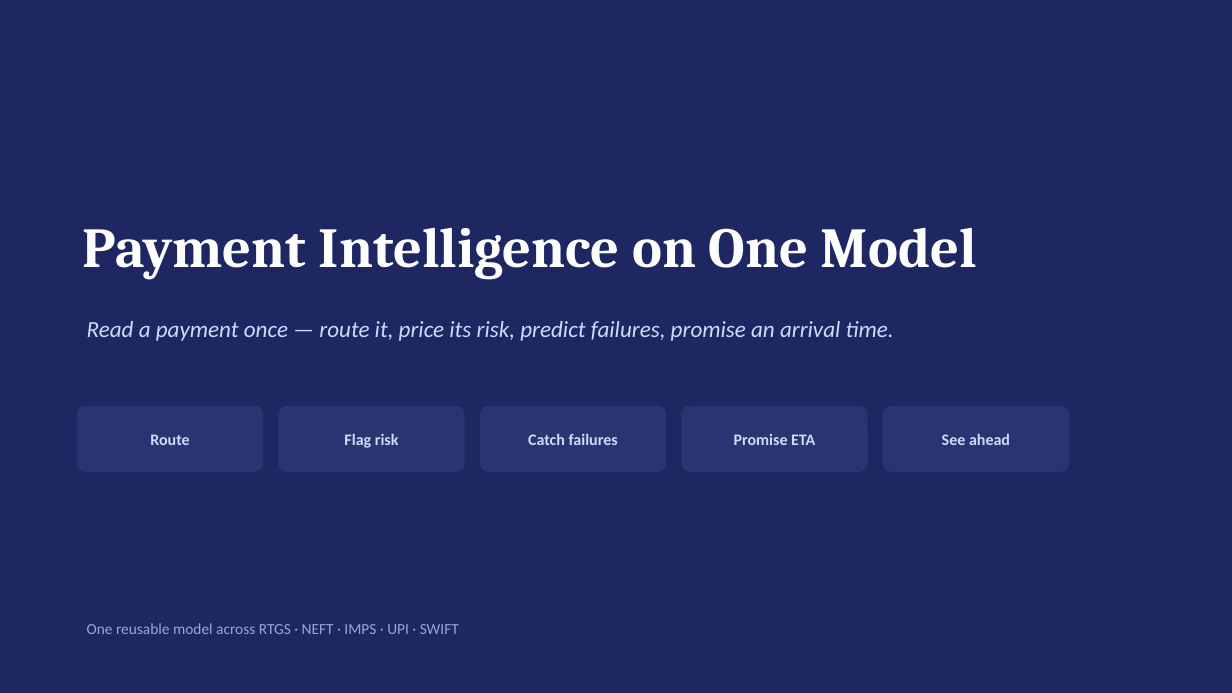
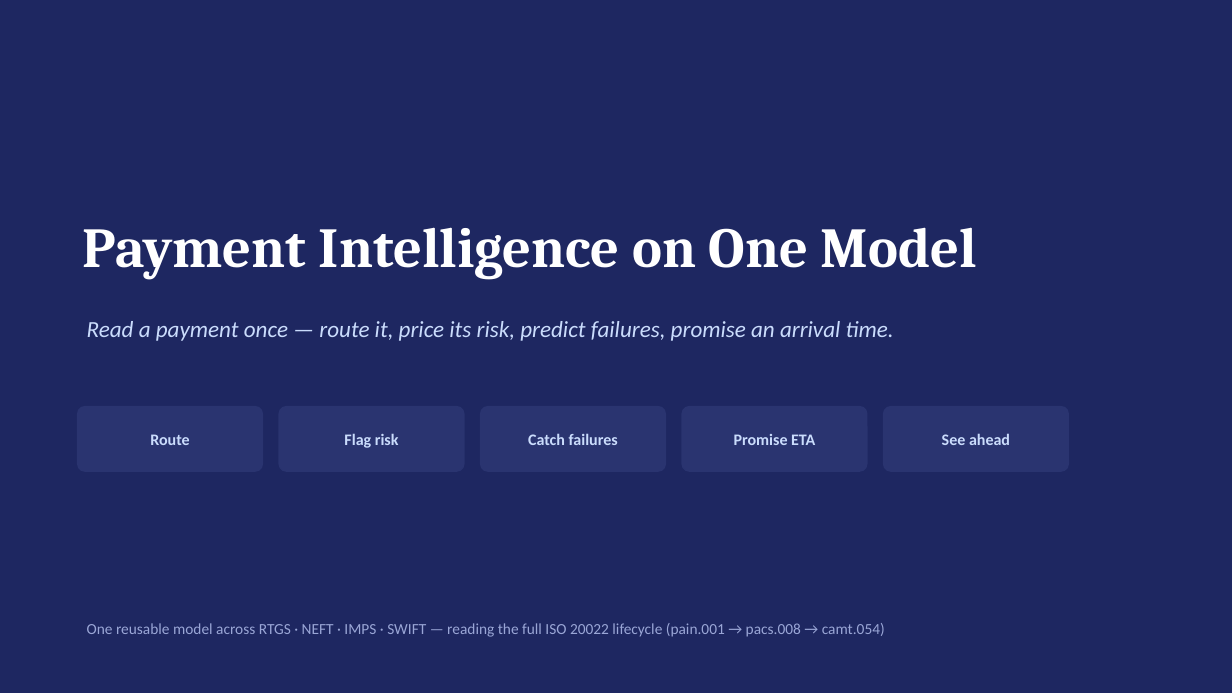
Before and after one commit to Bratz/txn-repr-poc, a slide deck: slide 1 of docs/txn_repr_evidence.pptx. Drawn at 1232x693 pixels with LibreOffice and Linux fonts; fonts in the diff are those of the drawing. Boxes give left, top, right and bottom in pixels: in the first picture for what was removed or moved away, otherwise in the second. Text is boxed around its words. In the diff, an @@ line names an element or a change of style, - is before the commit and + after.

```diff
--- a/docs/txn_repr_evidence.pptx
+++ b/docs/txn_repr_evidence.pptx
@@ text at box(87, 623, 885, 637): text changed @@
-One reusable model across RTGS · NEFT · IMPS · UPI · SWIFT
+One reusable model across RTGS · NEFT · IMPS · SWIFT — reading the full ISO 20022 lifecycle (pain.001 → pacs.008 → camt.054)
```
Also in this commit, not shown: 8 other slides changed, 2 other files.
